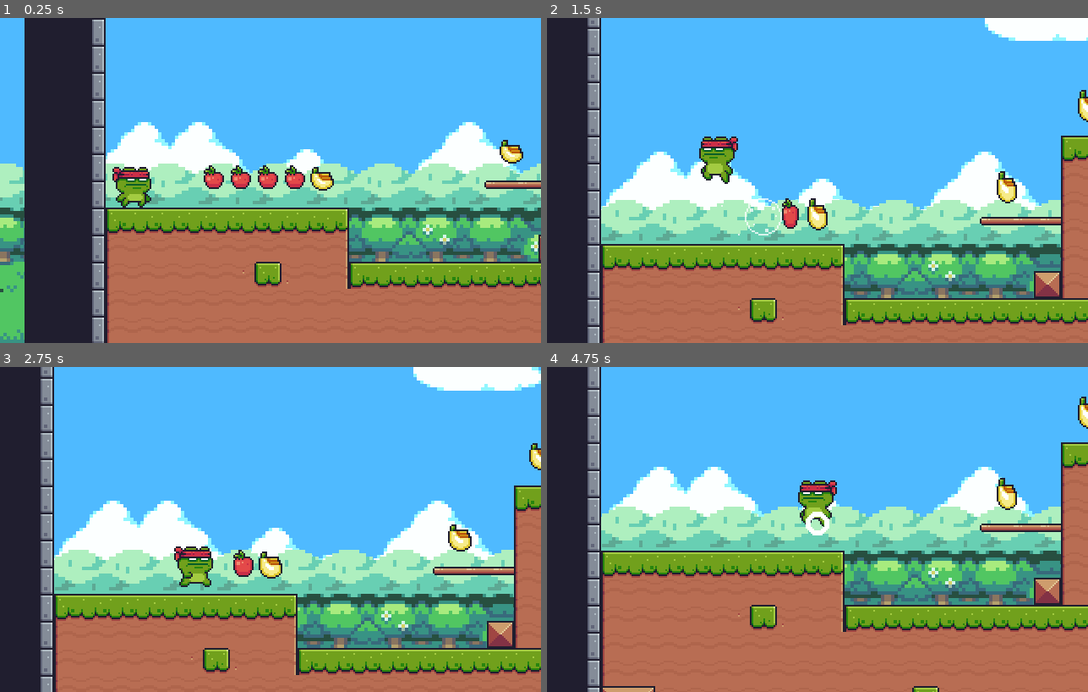
Above: before the commit, frames 1-4 (two rows, left to right).
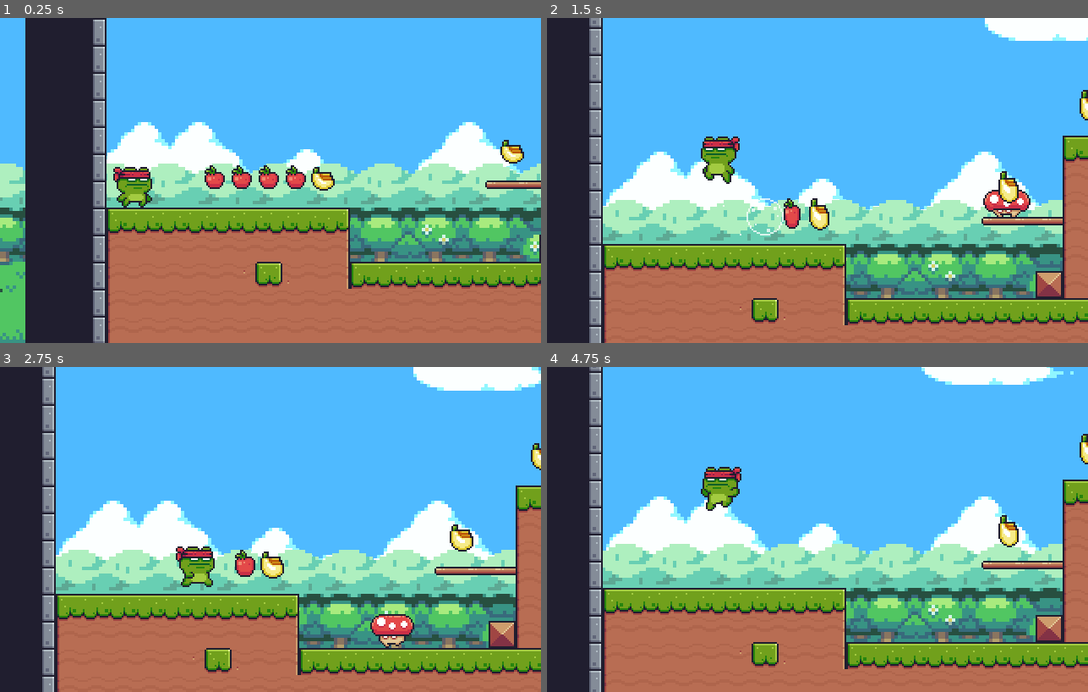
Above: after the commit, the same moments.

Repository: clecioespindola/godotPlatformer2D
Game: Godot game, scene res://Levels/Level_01.tscn
The game is run twice, just before and just after one commit, with the same random seed, the same clock (stepped at 60 frames per second) and the same inputs.
Inputs:
- Up to frame 1 (0.25 s): no input
- Up to frame 2 (1.5 s): hold Right (move_right) 0.53-1.28 s; hold Space (jump) 0.53-1.28 s; hold Left (move_left) from 1.28 s (still down); tap Space (jump) at 1.35 s
- Up to frame 3 (2.75 s): tap Space (jump) at 1.52, 1.82 s; release Left (move_left) at 2.03 s; hold Right (move_right) from 2.03 s (still down); hold Space (jump) from 2.03 s (still down)
- Up to frame 4 (4.75 s): release Space (jump) at 2.78 s; tap Space (jump) at 2.85, 3.02, 3.32, 4.35, 4.52 s; release Right (move_right) at 3.53 s; hold Space (jump) 3.53-4.28 s; hold Left (move_left) from 3.53 s (still down)

The runs differ from the first frame. In frame 1, 3.0% of the frame differs, in the area x 0-100%, y 0-100%; in frame 2, 5.6%; in frame 3, 5.5%; in frame 4, 43%, in the area x 7-100%, y 0-100%.

Commit message:
Ajustes e Atualizações

Diff:
--- a/Levels/Level_01.tscn
+++ b/Levels/Level_01.tscn
@@ -10,6 +10,7 @@
 [ext_resource path="res://Scripts/Fall-zone.gd" type="Script" id=8]
 [ext_resource path="res://Items/apple.tscn" type="PackedScene" id=9]
 [ext_resource path="res://Items/banana.tscn" type="PackedScene" id=10]
+[ext_resource path="res://Scenes/Mushroom.tscn" type="PackedScene" id=11]
 
 [sub_resource type="ConvexPolygonShape2D" id=1]
 points = PoolVector2Array( 0, 0, 16, 0, 16, 16, 0, 16 )
@@ -975,6 +976,7 @@
 extents = Vector2( 80, 10 )
 
 [node name="Level_01" type="Node2D"]
+position = Vector2( 1, 0 )
 
 [node name="TileMap" type="TileMap" parent="."]
 tile_set = SubResource( 35 )
@@ -982,10 +984,13 @@
 collision_layer = 8
 collision_mask = 0
 format = 1
-tile_data = PoolIntArray( -393219, 17, 0, -393218, 17, 0, -3 …(2687 unchanged characters)… 004, 4, 0, 852005, 11, 0, 852006, 2, 0, 983037, 17, 0, 983038, 17, 0, 983039, 19 …(4784 unchanged characters)…
+tile_data = PoolIntArray( -393219, 17, 0, -393218, 17, 0, -3 …(2687 unchanged characters)… 004, 4, 0, 852005, 11, 0, 852006, 2, 0, 852026, 0, 0, 983037, 17, 0, 983038, 17, 0, 983039, 19 …(4784 unchanged characters)…
 
 [node name="Player" parent="." instance=ExtResource( 1 )]
 position = Vector2( 16, 128 )
+
+[node name="Mushroom" parent="." instance=ExtResource( 11 )]
+position = Vector2( 287, 80 )
 
 [node name="ParallaxBackground" type="ParallaxBackground" parent="."]
 
--- /dev/null
+++ b/Prefabs/hitbox.tscn
@@ -0,0 +1,10 @@
+[gd_scene load_steps=2 format=2]
+
+[sub_resource type="RectangleShape2D" id=1]
+extents = Vector2( 10, 3 )
+
+[node name="hitbox" type="Area2D"]
+collision_layer = 64
+
+[node name="collision" type="CollisionShape2D" parent="."]
+shape = SubResource( 1 )
--- /dev/null
+++ b/Scenes/Mushroom.tscn
@@ -0,0 +1,163 @@
+[gd_scene load_steps=10 format=2]
+
+[ext_resource path="res://Assets/Enemies/Mushroom/Run (32x32).png" type="Texture" id=1]
+[ext_resource path="res://Assets/Enemies/Mushroom/Idle (32x32).png" type="Texture" id=2]
+[ext_resource path="res://Assets/Enemies/Mushroom/Hit.png" type="Texture" id=3]
+[ext_resource path="res://Scripts/Mushroom.gd" type="Script" id=4]
+[ext_resource path="res://Prefabs/hitbox.tscn" type="PackedScene" id=5]
+
+[sub_resource type="RectangleShape2D" id=1]
+extents = Vector2( 14, 7 )
+
+[sub_resource type="Animation" id=2]
+resource_name = "hit"
+length = 0.5
+tracks/0/type = "value"
+tracks/0/path = NodePath("texture:texture")
+tracks/0/interp = 1
+tracks/0/loop_wrap = true
+tracks/0/imported = false
+tracks/0/enabled = true
+tracks/0/keys = {
+"times": PoolRealArray( 0 ),
+"transitions": PoolRealArray( 1 ),
+"update": 1,
+"values": [ ExtResource( 3 ) ]
+}
+tracks/1/type = "value"
+tracks/1/path = NodePath("texture:hframes")
+tracks/1/interp = 1
+tracks/1/loop_wrap = true
+tracks/1/imported = false
+tracks/1/enabled = true
+tracks/1/keys = {
+"times": PoolRealArray( 0 ),
+"transitions": PoolRealArray( 1 ),
+"update": 1,
+"values": [ 5 ]
+}
+tracks/2/type = "value"
+tracks/2/path = NodePath("texture:frame")
+tracks/2/interp = 1
+tracks/2/loop_wrap = true
+tracks/2/imported = false
+tracks/2/enabled = true
+tracks/2/keys = {
+"times": PoolRealArray( 0, 0.1, 0.2, 0.3, 0.4 ),
+"transitions": PoolRealArray( 1, 1, 1, 1, 1 ),
+"update": 1,
+"values": [ 0, 1, 2, 3, 4 ]
+}
+
+[sub_resource type="Animation" id=3]
+length = 2.7
+tracks/0/type = "value"
+tracks/0/path = NodePath("texture:texture")
+tracks/0/interp = 1
+tracks/0/loop_wrap = true
+tracks/0/imported = false
+tracks/0/enabled = true
+tracks/0/keys = {
+"times": PoolRealArray( 0 ),
+"transitions": PoolRealArray( 1 ),
+"update": 1,
+"values": [ ExtResource( 2 ) ]
+}
+tracks/1/type = "value"
+tracks/1/path = NodePath("texture:hframes")
+tracks/1/interp = 1
+tracks/1/loop_wrap = true
+tracks/1/imported = false
+tracks/1/enabled = true
+tracks/1/keys = {
+"times": PoolRealArray( 0 ),
+"transitions": PoolRealArray( 1 ),
+"update": 1,
+"values": [ 14 ]
+}
+tracks/2/type = "value"
+tracks/2/path = NodePath("texture:frame")
+tracks/2/interp = 1
+tracks/2/loop_wrap = true
+tracks/2/imported = false
+tracks/2/enabled = true
+tracks/2/keys = {
+"times": PoolRealArray( 0, 0.1, 0.2, 0.3, 0.4, 0.5, 0.6, 0.7, 0.8, 0.9, 1, 1.1, 1.2, 1.3, 1.4, 1.5, 1.6, 1.7, 1.8, 1.9, 2, 2.1, 2.2, 2.3, 2.4, 2.5, 2.6 ),
+"transitions": PoolRealArray( 1, 1, 1, 1, 1, 1, 1, 1, 1, 1, 1, 1, 1, 1, 1, 1, 1, 1, 1, 1, 1, 1, 1, 1, 1, 1, 1 ),
+"update": 1,
+"values": [ 0, 1, 2, 3, 4, 5, 6, 7, 8, 9, 10, 11, 12, 13, 0, 1, 2, 3, 4, 5, 6, 7, 8, 9, 10, 11, 12 ]
+}
+
+[sub_resource type="Animation" id=4]
+length = 1.6
+loop = true
+tracks/0/type = "value"
+tracks/0/path = NodePath("texture:texture")
+tracks/0/interp = 1
+tracks/0/loop_wrap = true
+tracks/0/imported = false
+tracks/0/enabled = true
+tracks/0/keys = {
+"times": PoolRealArray( 0 ),
+"transitions": PoolRealArray( 1 ),
+"update": 1,
+"values": [ ExtResource( 1 ) ]
+}
+tracks/1/type = "value"
+tracks/1/path = NodePath("texture:hframes")
+tracks/1/interp = 1
+tracks/1/loop_wrap = true
+tracks/1/imported = false
+tracks/1/enabled = true
+tracks/1/keys = {
+"times": PoolRealArray( 0 ),
+"transitions": PoolRealArray( 1 ),
+"update": 1,
+"values": [ 16 ]
+}
+tracks/2/type = "value"
+tracks/2/path = NodePath("texture:frame")
+tracks/2/interp = 1
+tracks/2/loop_wrap = true
+tracks/2/imported = false
+tracks/2/enabled = true
+tracks/2/keys = {
+"times": PoolRealArray( 0, 0.1, 0.2, 0.3, 0.4, 0.5, 0.6, 0.7, 0.8, 0.9, 1, 1.1, 1.2, 1.3, 1.4, 1.5 ),
+"transitions": PoolRealArray( 1, 1, 1, 1, 1, 1, 1, 1, 1, 1, 1, 1, 1, 1, 1, 1 ),
+"update": 1,
+"values": [ 0, 1, 2, 3, 4, 5, 6, 7, 8, 9, 10, 11, 12, 13, 14, 15 ]
+}
+
+[node name="Mushroom" type="KinematicBody2D"]
+collision_layer = 2
+collision_mask = 40
+script = ExtResource( 4 )
+
+[node name="texture" type="Sprite" parent="."]
+position = Vector2( 0, -16 )
+texture = ExtResource( 2 )
+hframes = 14
+
+[node name="collision" type="CollisionShape2D" parent="."]
+position = Vector2( 0, -8 )
+shape = SubResource( 1 )
+
+[node name="anim" type="AnimationPlayer" parent="."]
+autoplay = "run"
+anims/hit = SubResource( 2 )
+anims/idle = SubResource( 3 )
+anims/run = SubResource( 4 )
+
+[node name="ray_wall" type="RayCast2D" parent="."]
+position = Vector2( 0, -9 )
+enabled = true
+cast_to = Vector2( -16, 0 )
+collision_mask = 8
+
+[node name="hitbox" parent="." instance=ExtResource( 5 )]
+modulate = Color( 0.709804, 0.764706, 0.0470588, 1 )
+position = Vector2( 0, -18 )
+[connection signal="animation_finished" from="anim" to="." method="_on_anim_animation_finished"]
+[connection signal="body_entered" from="hitbox" to="." method="_on_hitbox_body_entered"]
+
+[editable path="hitbox"]
--- a/Scenes/Player.tscn
+++ b/Scenes/Player.tscn
@@ -1,13 +1,52 @@
-[gd_scene load_steps=11 format=2]
+[gd_scene load_steps=14 format=2]
 
 [ext_resource path="res://Assets/Player/Idle (32x32).png" type="Texture" id=1]
 [ext_resource path="res://Scripts/Player.gd" type="Script" id=2]
 [ext_resource path="res://Assets/Player/Jump (32x32).png" type="Texture" id=3]
 [ext_resource path="res://Assets/Player/Run (32x32).png" type="Texture" id=4]
 [ext_resource path="res://Assets/Player/Hit (32x32).png" type="Texture" id=5]
+[ext_resource path="res://Assets/Player/Fall (32x32).png" type="Texture" id=6]
 
 [sub_resource type="Animation" id=1]
-resource_name = "hit"
+resource_name = "fall"
+tracks/0/type = "value"
+tracks/0/path = NodePath("texture:texture")
+tracks/0/interp = 1
+tracks/0/loop_wrap = true
+tracks/0/imported = false
+tracks/0/enabled = true
+tracks/0/keys = {
+"times": PoolRealArray( 0 ),
+"transitions": PoolRealArray( 1 ),
+"update": 1,
+"values": [ ExtResource( 6 ) ]
+}
+tracks/1/type = "value"
+tracks/1/path = NodePath("texture:hframes")
+tracks/1/interp = 1
+tracks/1/loop_wrap = true
+tracks/1/imported = false
+tracks/1/enabled = true
+tracks/1/keys = {
+"times": PoolRealArray( 0 ),
+"transitions": PoolRealArray( 1 ),
+"update": 1,
+"values": [ 1 ]
+}
+tracks/2/type = "value"
+tracks/2/path = NodePath("texture:frame")
+tracks/2/interp = 1
+tracks/2/loop_wrap = true
+tracks/2/imported = false
+tracks/2/enabled = true
+tracks/2/keys = {
+"times": PoolRealArray( 0 ),
+"transitions": PoolRealArray( 1 ),
+"update": 1,
+"values": [ 0 ]
+}
+
+[sub_resource type="Animation" id=2]
 length = 0.6
 tracks/0/type = "value"
 tracks/0/path = NodePath("texture:frame")
@@ -85,8 +124,7 @@
 "values": [ 11 ]
 }
 
-[sub_resource type="Animation" id=3]
-resource_name = "jump"
+[sub_resource type="Animation" id=4]
 tracks/0/type = "value"
 tracks/0/path = NodePath("texture:frame")
 tracks/0/interp = 1
@@ -124,8 +162,7 @@
 "values": [ 1 ]
 }
 
-[sub_resource type="Animation" id=4]
-resource_name = "run"
+[sub_resource type="Animation" id=5]
 length = 1.1
 loop = true
 tracks/0/type = "value"
@@ -165,29 +202,32 @@
 "values": [ 12 ]
 }
 
-[sub_resource type="RectangleShape2D" id=5]
+[sub_resource type="RectangleShape2D" id=6]
 extents = Vector2( 9, 11.75 )
+
+[sub_resource type="RectangleShape2D" id=7]
+extents = Vector2( 12, 10 )
 
 [node name="Player" type="KinematicBody2D"]
 position = Vector2( 0, -16 )
-collision_mask = 14
+collision_mask = 94
 script = ExtResource( 2 )
 
 [node name="texture" type="Sprite" parent="."]
-texture = ExtResource( 4 )
-hframes = 12
+texture = ExtResource( 6 )
 
 [node name="anim" type="AnimationPlayer" parent="."]
 autoplay = "idle"
-anims/hit = SubResource( 1 )
-anims/idle = SubResource( 2 )
-anims/jump = SubResource( 3 )
-anims/run = SubResource( 4 )
+anims/fall = SubResource( 1 )
+anims/hit = SubResource( 2 )
+anims/idle = SubResource( 3 )
+anims/jump = SubResource( 4 )
+anims/run = SubResource( 5 )
 
 [node name="collision" type="CollisionShape2D" parent="."]
 visible = false
 position = Vector2( 0, 4 )
-shape = SubResource( 5 )
+shape = SubResource( 6 )
 
 [node name="raycasts" type="Node2D" parent="."]
 
@@ -195,7 +235,7 @@
 position = Vector2( -7, 10 )
 enabled = true
 cast_to = Vector2( 0, 12 )
-collision_mask = 8
+collision_mask = 72
 
 [node name="raycast2" type="RayCast2D" parent="raycasts"]
 position = Vector2( 8, 10 )
@@ -217,3 +257,11 @@
 drag_margin_bottom = 0.3
 editor_draw_limits = true
 editor_draw_drag_margin = true
+
+[node name="hurtbox" type="Area2D" parent="."]
+collision_layer = 32
+collision_mask = 2
+
+[node name="collision" type="CollisionShape2D" parent="hurtbox"]
+shape = SubResource( 7 )
+[connection signal="body_entered" from="hurtbox" to="." method="_on_hurtbox_body_entered"]
--- a/Scripts/Items.gd
+++ b/Scripts/Items.gd
@@ -1,7 +1,6 @@
 extends Area2D
 
 func _on_items_body_entered(body: Node) -> void:
-	print(body.name)
 	$anim.play("collected")
 
 func _on_anim_animation_finished(anim_name: String) -> void:
--- /dev/null
+++ b/Scripts/Mushroom.gd
@@ -0,0 +1,52 @@
+extends KinematicBody2D
+
+export var speed = 32
+export var health = 1
+var motion = Vector2.ZERO
+var move_direction = -1
+var gravity = 1200
+var hitted = false
+
+func _physics_process(delta: float) -> void:
+	motion.x = speed * move_direction
+	motion.y += gravity * delta
+
+	if move_direction == 1:
+		$texture.flip_h = true
+	else:
+		$texture.flip_h = false
+
+	_set_animation()
+
+	motion = move_and_slide(motion)
+
+func _on_anim_animation_finished(anim_name: String) -> void:
+	if anim_name == "idle":
+		$texture.flip_h != $texture.flip_h
+		$ray_wall.scale.x *= -1
+		move_direction *= -1
+		$anim.play("run")
+
+func _set_animation():
+	var anim = "run"
+
+	if $ray_wall.is_colliding():
+		anim = "idle"
+	elif motion.x != 0:
+		anim = "run"
+
+	if hitted == true:
+		anim = "hit"
+
+	if $anim.assigned_animation != anim:
+		$anim.play(anim)
+
+func _on_hitbox_body_entered(body: Node) -> void:
+	hitted = true
+	health -= 1
+	body.velocity.y -= 300
+	yield(get_tree().create_timer(0.2), "timeout")
+	hitted = false
+	if health < 1:
+		queue_free()
+		get_node("hitbox/collision").set_deferred("disabled", true)
--- a/Scripts/Player.gd
+++ b/Scripts/Player.gd
@@ -5,6 +5,12 @@
 var gravity = 1200
 var jump_force = -720
 var is_grounded
+var health = 3
+var hurted = false
+
+var knockback_dir = 1
+var knockback_int = 1000
+
 onready var raycasts = $raycasts
 
 func _physics_process(delta: float) -> void:
@@ -25,6 +31,7 @@
 
 	if move_direction != 0:
 		$texture.scale.x = move_direction
+		knockback_dir = move_direction
 
 func _input(event: InputEvent) -> void:
 	if event.is_action_pressed("jump") && is_grounded:
@@ -45,5 +52,27 @@
 	elif velocity.x != 0:
 		anim = "run"
 
+	if velocity.y > 0 and !is_grounded:
+		anim = "fall"
+
+	if hurted:
+		anim = "hit"
+
 	if $anim.assigned_animation != anim:
 		$anim.play(anim)
+
+func knockback():
+	velocity.x = -knockback_dir * knockback_int
+	velocity = move_and_slide(velocity)
+
+func _on_hurtbox_body_entered(body: Node) -> void:
+	health -= 1
+	hurted = true
+	knockback()
+	get_node("hurtbox/collision").set_deferred("disabled", true)
+	yield(get_tree().create_timer(0.5), "timeout")
+	get_node("hurtbox/collision").set_deferred("disabled", false)
+	hurted = false
+	if health < 1:
+		queue_free()
+		get_tree().reload_current_scene()
--- a/project.godot
+++ b/project.godot
@@ -75,6 +75,9 @@
 2d_physics/layer_2="Enemies"
 2d_physics/layer_3="Items"
 2d_physics/layer_4="World"
+2d_physics/layer_5="Traps"
+2d_physics/layer_6="Hurtboxes"
+2d_physics/layer_7="Hitboxes"
 
 [rendering]
 
Not shown: 1 places in Levels/Level_01.tscn that only renumber resources
Not shown: 1 places in Scenes/Player.tscn that only renumber resources
